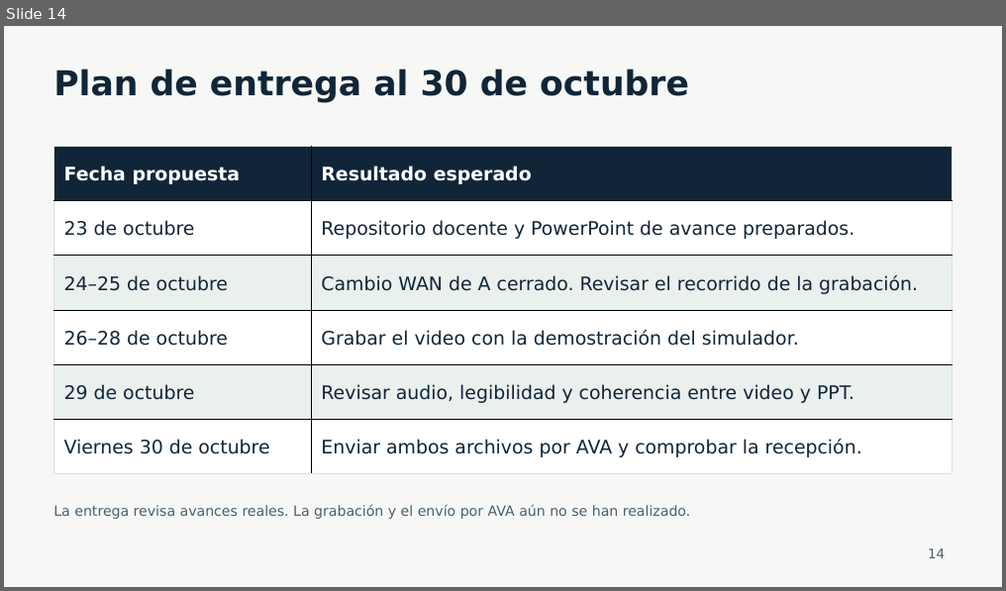
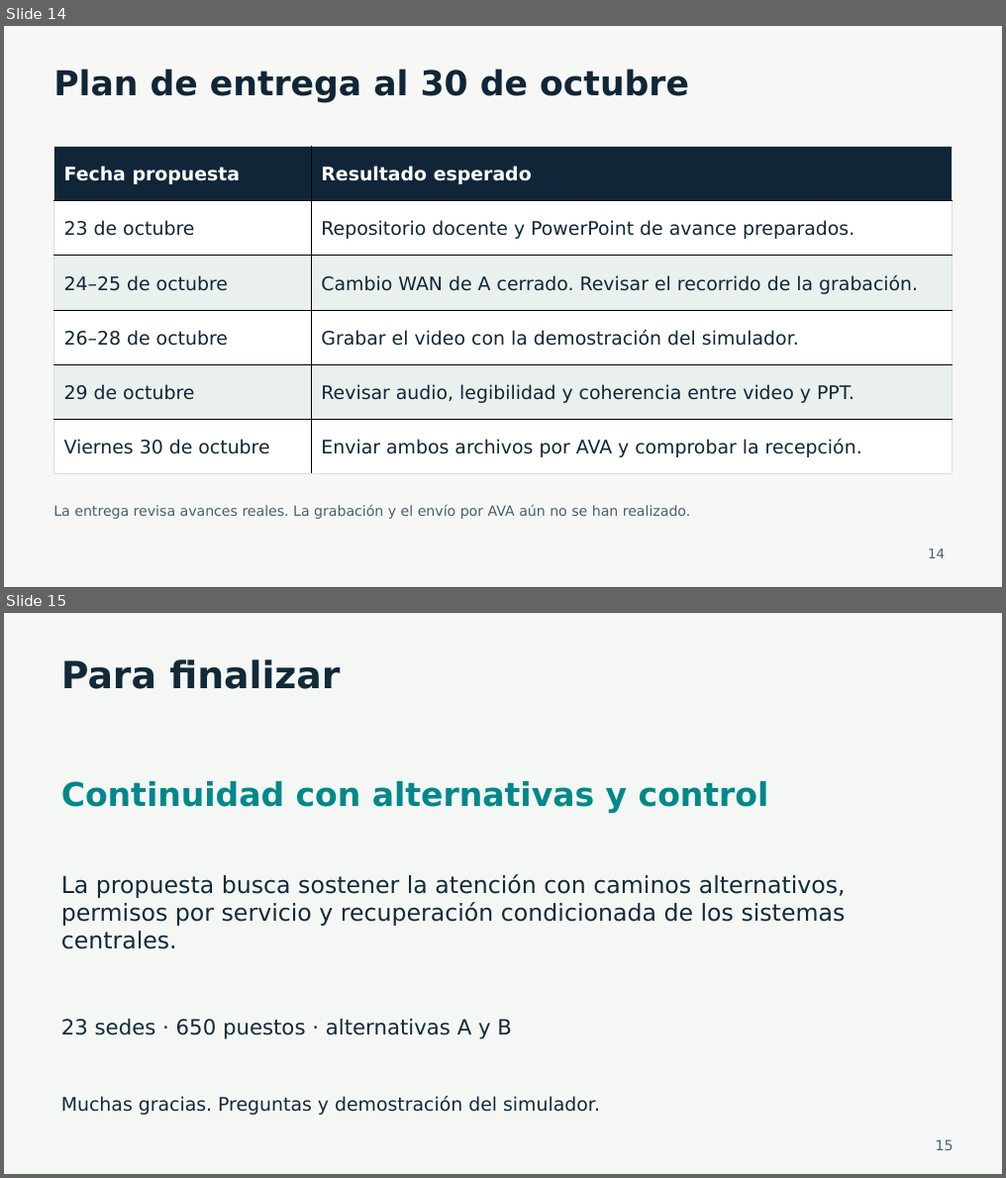
Before and after one commit to hu-herrera/financiera-pacifico-entrega-docente, a slide deck: Presentacion/Avance_Financiera_Pacifico_30_oct_2026.pptx. Shown one above the other, each under a label of ours: slide 14 before the commit, slides 14 and 15 after it. The pictures are 1006x591 and 1006x1178 pixels, drawn with LibreOffice and Linux fonts; fonts in the diff are those of the drawing. Boxes give left, top, right and bottom in pixels: in the first picture for what was removed or moved away, otherwise in the second. Text is boxed around its words. In the diff, an @@ line names an element or a change of style, - is before the commit and + after.

Commit message:
Sincronizar entrega de defensa C5-OPERACION-2
Actualiza PPT con conclusión adicional, fuentes/PDF, guion de 13 escenas, matriz de protocolos y recuperación por eventos. Publica 60 pruebas de modelo, 52 de interfaz y el recorrido completo A/B. Regenera manifiesto y ZIP con 69 archivos y fija el simulador publicado en 3598d23.

```diff
--- a/Presentacion/Avance_Financiera_Pacifico_30_oct_2026.pptx
+++ b/Presentacion/Avance_Financiera_Pacifico_30_oct_2026.pptx
@@ slide 15 added at bbox=[4, 613, 1002, 1174], background #F5F7F5 @@
@@ text added at bbox=[61, 660, 340, 689], 36 pt, text #112A3A, bold @@
+Para finalizar
@@ text added at bbox=[61, 781, 769, 813], 31.5 pt, text #00888A, bold @@
+Continuidad con alternativas y control
@@ text added at bbox=[61, 874, 846, 950], 22.5 pt, text #112A3A @@
+La propuesta busca sostener la atención con caminos alternativos, permisos por servicio y recuperación condicionada de los sistemas centrales.
@@ text added at bbox=[61, 1019, 512, 1040], 20.2 pt, text #112A3A @@
+23 sedes · 650 puestos · alternativas A y B
@@ text added at bbox=[61, 1096, 600, 1115], 18 pt, text #112A3A @@
+Muchas gracias. Preguntas y demostración del simulador.
@@ text added at bbox=[936, 1140, 953, 1151], 13.5 pt, text #456278 @@
+15
```
Also in this commit, not shown: 4 slides changed, 35 other files.
